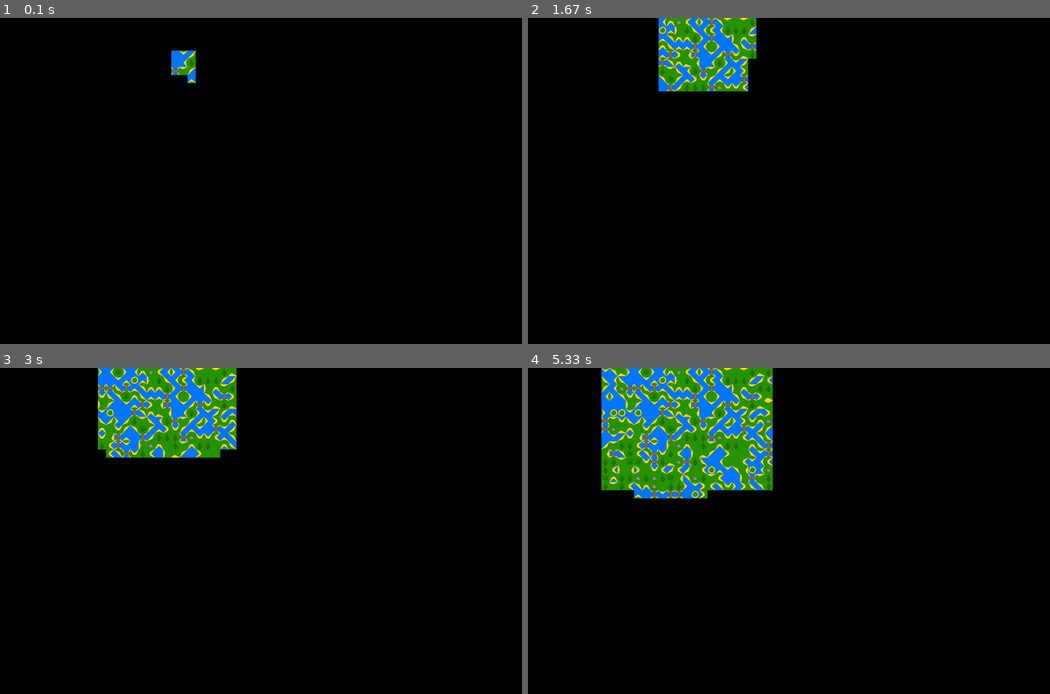
Above: before the commit, frames 1-4 (two rows, left to right).
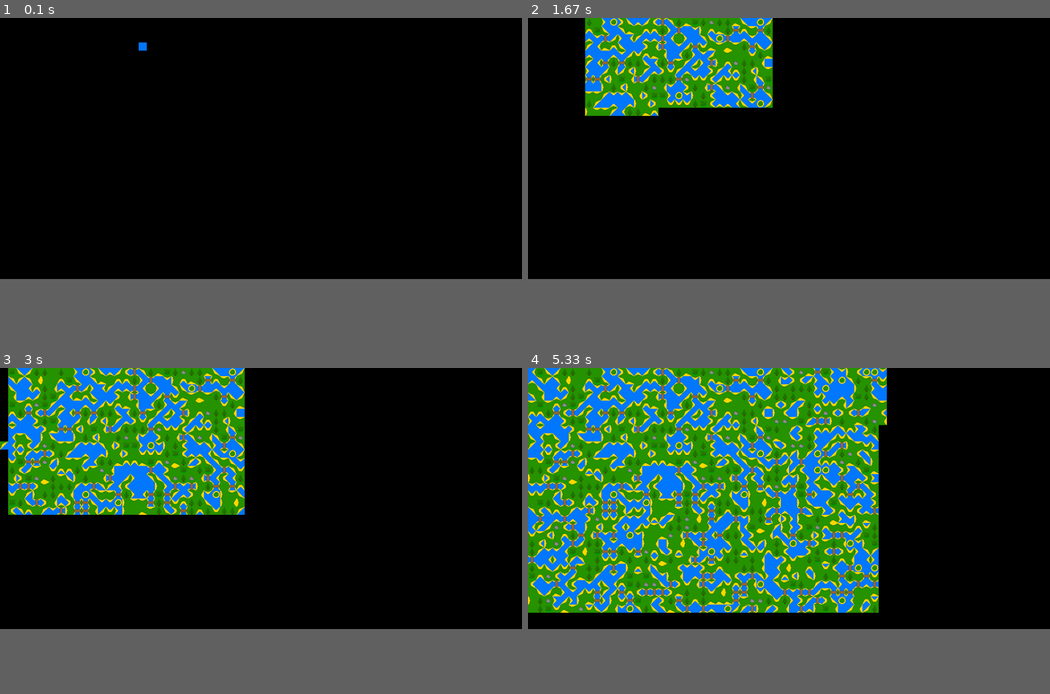
Above: after the commit, the same moments.

Repository: Nibormik/Bleder-Wavefuction-collapse
Game: pygame game, started from WFC_TEST/Pygame visulize.py
Same seed, same stepped clock (60 frames per second), same inputs: the game is played once before the commit and once after it.
Inputs:
- Up to frame 1 (0.1 s): no input
- Up to frame 2 (1.67 s): no input
- Up to frame 3 (3 s): no input
- Up to frame 4 (5.33 s): no input
In our replay, the window is 900x562 before the commit and 900x450 after it. These sizes can differ from the game's own. Grey fills any space a smaller window leaves; there, only what the larger window draws over its background counts as a difference.

The runs differ from the first frame. In frame 1, 0.5% of the frame differs, in the area x 26-38%, y 7-21%; in frame 2, 9.0%; in frame 3, 18%; in frame 4, 47%, in the area x 0-69%, y 0-76%.

Commit message:
de prioritized drawing the resault, 10x speedup

Diff:
--- /dev/null
+++ b/WFC_TEST/Cells copy.json
@@ -0,0 +1,72 @@
+[
+    {
+        "Name": "A",
+        "key": [
+            1,
+            3,
+            2,
+            4
+        ],
+        "color": [
+            [[0,0,0],[97,160,175],[0,0,0]],
+            [[249,185,183],[0,0,0],[150,201,220]],
+            [[0,0,0],[240,108,155],[0,0,0]]
+        ]
+    },
+    {
+        "Name": "B",
+        "key": [
+            2,
+            3,
+            1,
+            4
+        ],
+        "color": [
+            [[0,0,0],[240,108,155],[0,0,0]],
+            [[249,185,183],[0,0,0],[150,201,220]],
+            [[0,0,0],[97,160,175],[0,0,0]]
+        ]
+    },
+    {
+        "Name": "C",
+        "key": [
+            1,
+            4,
+            2,
+            3
+        ],
+        "color": [
+            [[0,0,0],[97,160,175],[0,0,0]],
+            [[150,201,220],[0,0,0],[249,185,183]],
+            [[0,0,0],[240,108,155],[0,0,0]]
+        ]
+    },
+    {
+        "Name": "D",
+        "key": [
+            2,
+            4,
+            1,
+            3
+        ],
+        "color": [
+            [[0,0,0],[240,108,155],[0,0,0]],
+            [[150,201,220],[0,0,0],[249,185,183]],
+            [[0,0,0],[97,160,175],[0,0,0]]
+        ]
+    },
+    {
+        "Name": "4",
+        "key": [
+            4,
+            2,
+            4,
+            2
+        ],
+        "color": [
+            [[0,0,0],[249,185,183],[0,0,0]],
+            [[240,108,15],[0,0,0],[240,108,15]],
+            [[0,0,0],[249,185,183],[0,0,0]]
+        ]
+    }
+]
--- a/WFC_TEST/Pygame visulize.py
+++ b/WFC_TEST/Pygame visulize.py
@@ -2,12 +2,13 @@
 from pygame.locals import *
 import sys
 import os
+import time
 
 from WFC import *
 
 pygame.init()
 
-SIZE = (40,64)
+SIZE = (32,64)
 CELL_SET = "./Cells_image.json"
 CELL_SIZE = 15
 DISPLAY_SIZE = (SIZE[1]*CELL_SIZE,SIZE[0]*CELL_SIZE)
@@ -17,6 +18,10 @@
 DRAW_SURFACE = pygame.transform.rotate(DRAW_SURFACE,90)
 DONE = False
 ITER = 0
+SAVED = False
+iterate = 0
+it_psec = 0
+draw = 0
 
 print(str(type(SIZE)))
 print("Generating Grid")
@@ -40,6 +45,8 @@
         imp = pygame.transform.rotate(imp,90)
         DRAW_SURFACE.blit(imp, (posX, posY))
 
+
+tot_time = time.monotonic()
 while True:
     for event in pygame.event.get():
         if event.type == QUIT:
@@ -48,18 +55,32 @@
 
     if not DONE:
         ITER += 1
+        cells_left = 0
+        Tick_speed = time.monotonic()
         DONE = WFC.tick()
+        Tick_speed = time.monotonic() - Tick_speed
+
+
+    else:
+        if not SAVED:
+            pygame.image.save(DISPLAY,'Output.png')
+    if time.monotonic() - draw > 1:
+
+        for x,v in enumerate(WFC.cell_grid):
+            for y,v in enumerate(v):
+                if v.Cell == None:
+                    cells_left += 1
+                draw_image(x,y,CELL_SIZE)
+
+
+        DISPLAY.blit(pygame.transform.rotate(DRAW_SURFACE,-90),(0,0))
+        pygame.display.update()
+        draw = time.monotonic()
+
+        it_psec = ITER - iterate
+        iterate = ITER
+
         os.system("cls")
         print("Collapsing Cells")
-        print(f"Iterations {ITER}")
-    else:
-        pygame.image.save(DISPLAY,'Output.png')
-        pygame.quit()
-        sys.exit()
-
-    for x,v in enumerate(WFC.cell_grid):
-        for y,v in enumerate(v):
-            draw_image(x,y,CELL_SIZE)
-
-    DISPLAY.blit(pygame.transform.rotate(DRAW_SURFACE,-90),(0,0))
-    pygame.display.update()
+        print(f"Iterations: {ITER}, Iterations p/s: {it_psec} ,Iteration time: {Tick_speed}")
+        print(f"Cells left: {cells_left}, Tot time {time.monotonic()-tot_time}")
Binary file changed: WFC_TEST/Output.png
Binary file added: WFC_TEST/wave.png
Binary file added: WFC_TEST/wave2.png
